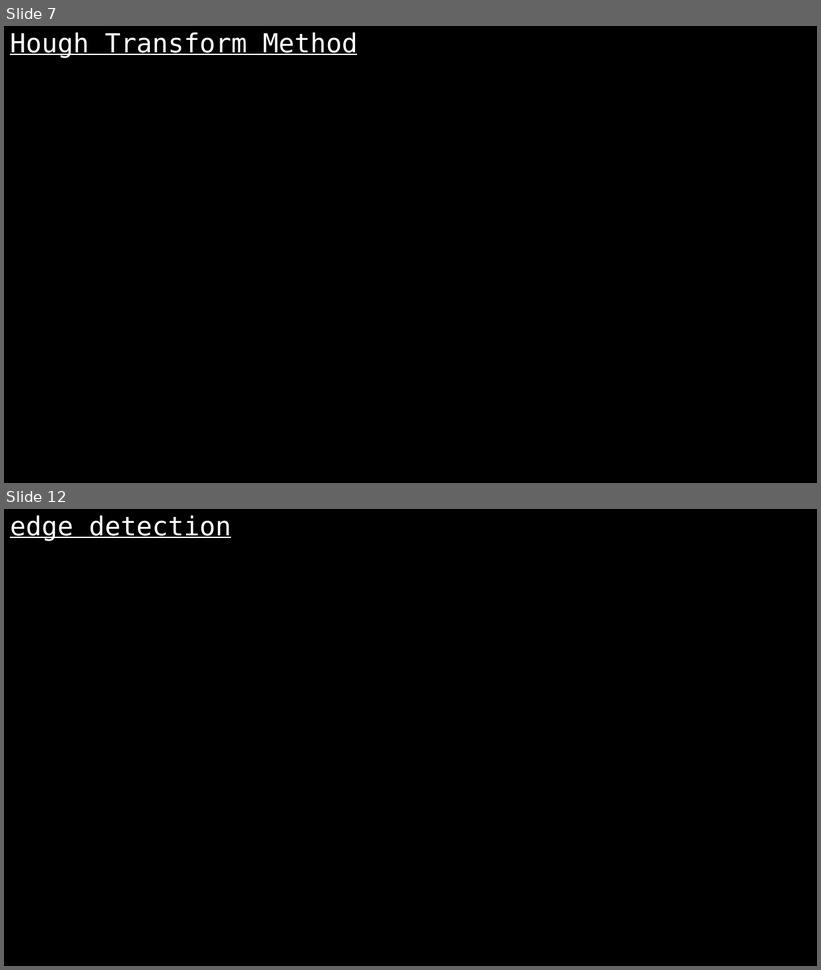
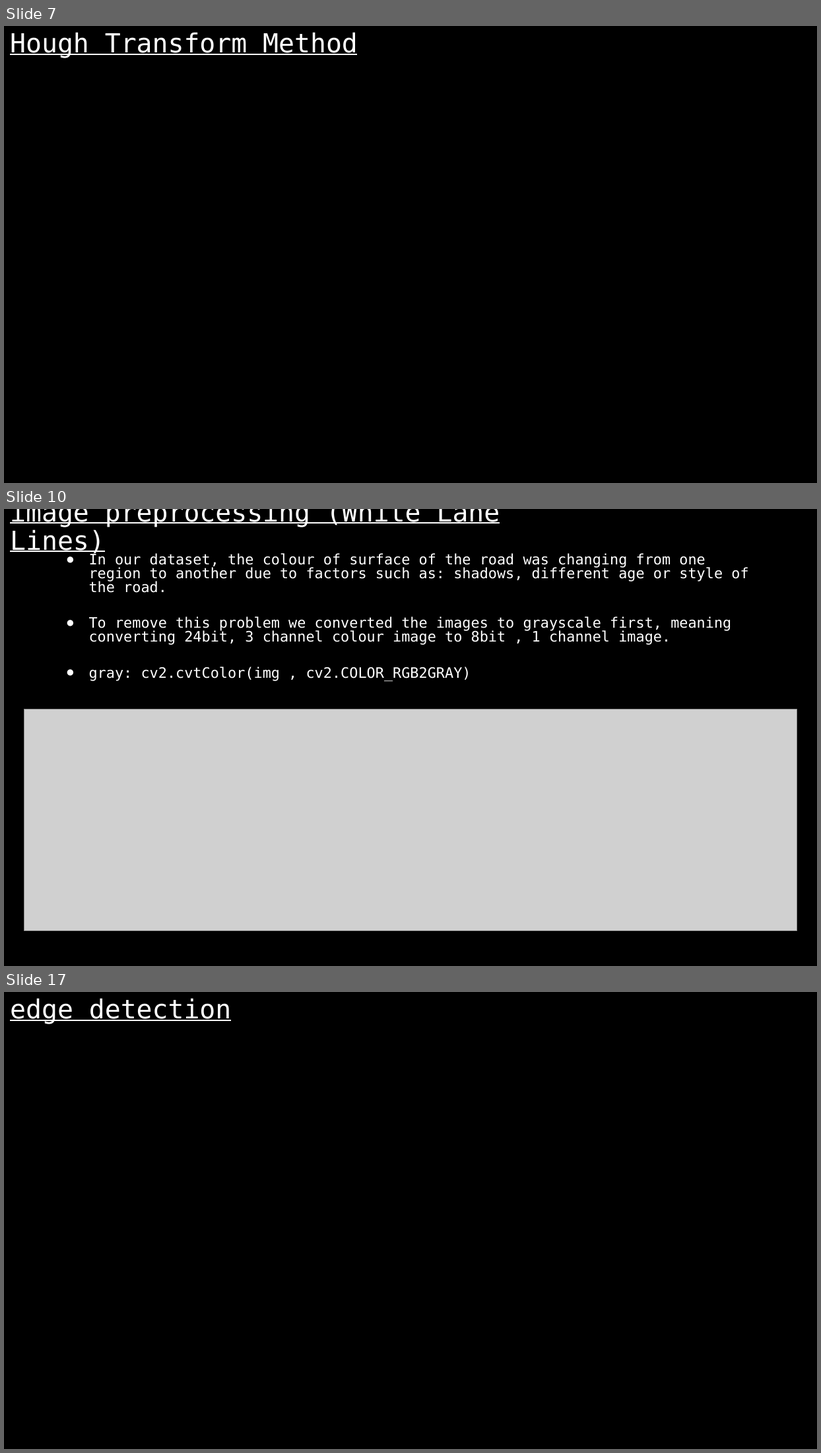
Before and after one commit to karthikeyanrathore/Lane-Line-Detection, a slide deck: laneline.pptx. Shown one above the other, each under a label of ours: slides 7 and 12 before the commit, slides 7, 10 and 17 after it; the slides between them are not shown. The pictures are 821x970 and 821x1453 pixels, drawn with LibreOffice and Linux fonts; fonts in the diff are those of the drawing; grey boxes stand for pictures. Boxes give left, top, right and bottom in pixels: in the first picture for what was removed or moved away, otherwise in the second. Text is boxed around its words. In the diff, an @@ line names an element or a change of style, - is before the commit and + after.

```diff
--- a/laneline.pptx
+++ b/laneline.pptx
@@ slide 10 added at [4, 509, 817, 966], background #000000 @@
@@ title added at [10, 509, 500, 556], 31 pt, text #FFFFFF, underline @@
+image preprocessing (White Lane Lines)
@@ text added at [89, 553, 748, 681], 17 pt, text #FFFFFF @@
+● In our dataset, the colour of surface of the road was changing from one region to another due to factors such as: shadows, different age or style of the road.
+● To remove this problem we converted the images to grayscale first, meaning converting 24bit, 3 channel colour image to 8bit , 1 channel image.
+● gray: cv2.cvtColor(img , cv2.COLOR_RGB2GRAY)
@@ picture added at [24, 710, 797, 931] @@
@@ what was slide 12 is now slide 17 @@
```
Also in this commit, not shown: 2 slides changed, 10 other slides added, 6 slides removed, 11 other files.
